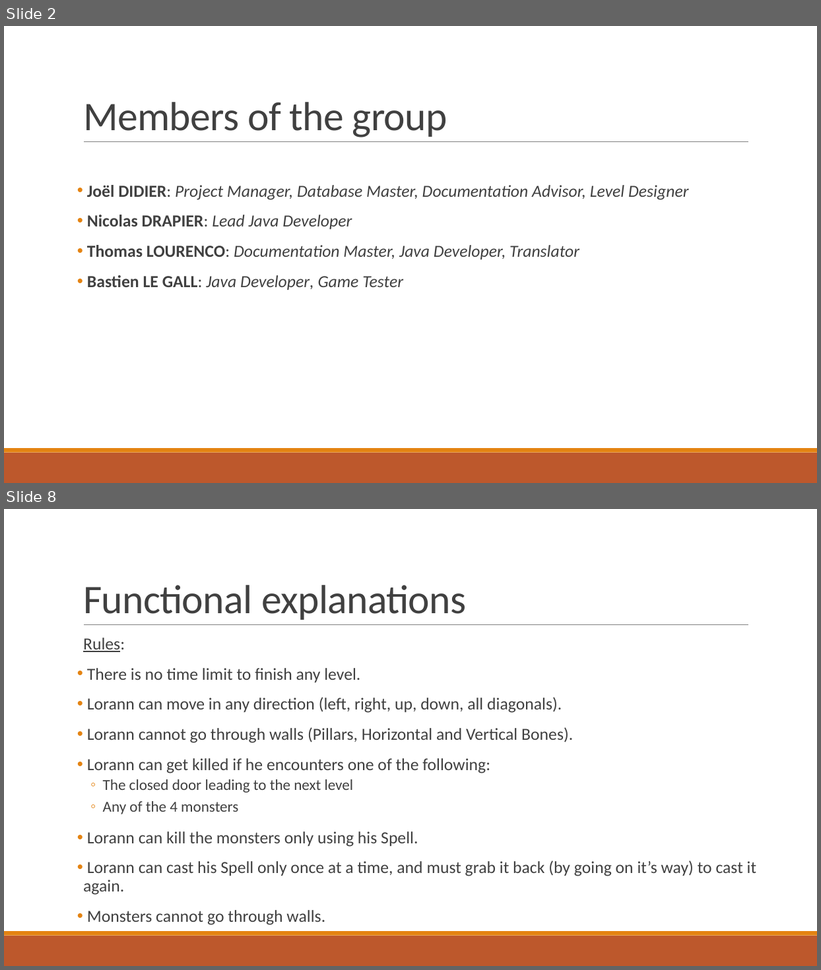
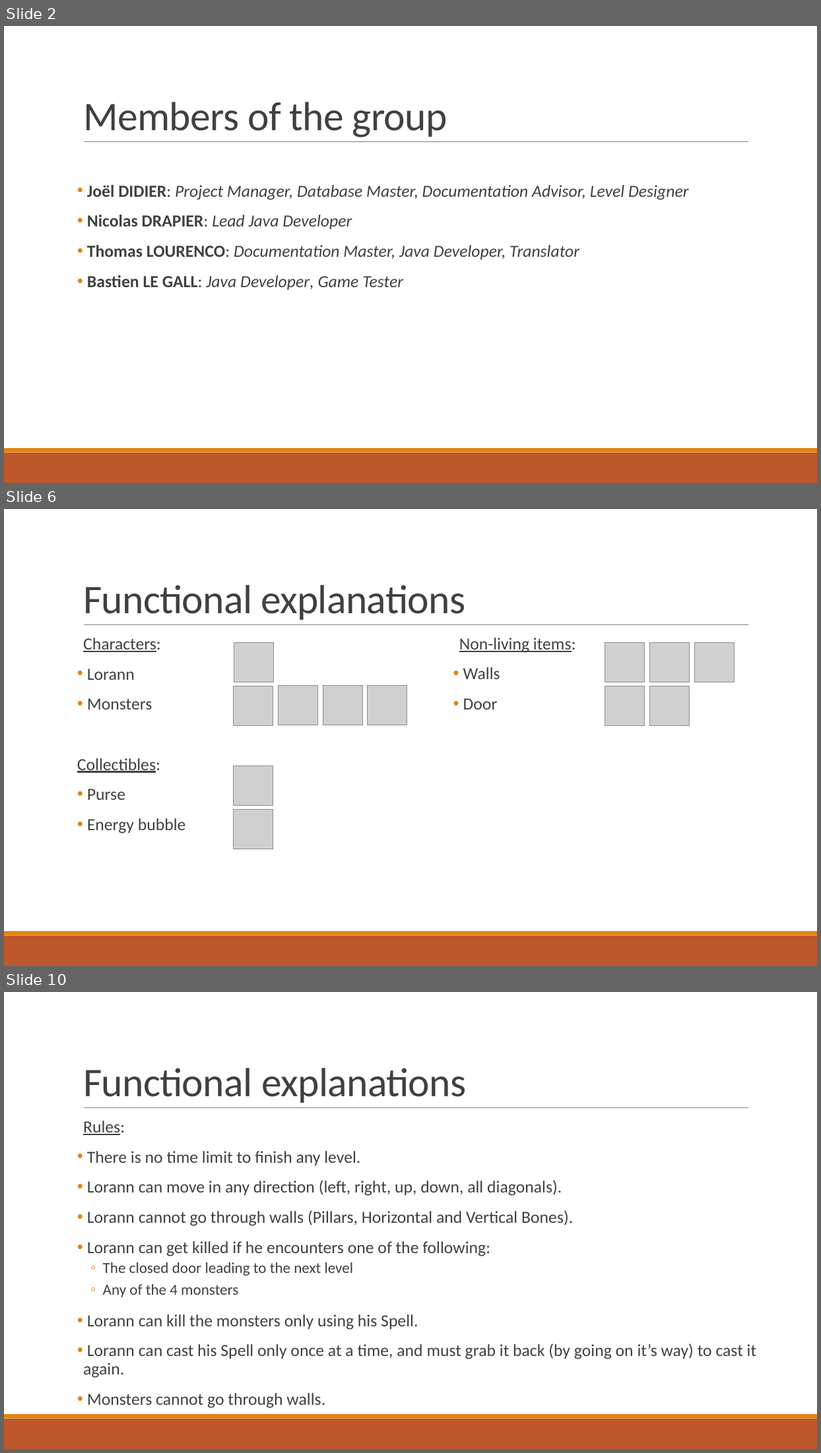
Before and after one commit to Studisys/Lorann-Java-Project----Exia-CESI-A1, a slide deck: Deliverables/Lorann - PowerPoint.pptx. Shown one above the other, each under a label of ours: slides 2 and 8 before the commit, slides 2, 6 and 10 after it; the slides between them are not shown. The pictures are 821x970 and 821x1453 pixels, drawn with LibreOffice and Linux fonts; fonts in the diff are those of the drawing; grey boxes stand for pictures. Boxes give left, top, right and bottom in pixels: in the first picture for what was removed or moved away, otherwise in the second. Text is boxed around its words. In the diff, an @@ line names an element or a change of style, - is before the commit and + after.

```diff
--- a/Deliverables/Lorann - PowerPoint.pptx
+++ b/Deliverables/Lorann - PowerPoint.pptx
@@ slide 6 added at box(4, 509, 817, 966), background #FFFFFF; not listed: 3 template elements that a slide beside it also shows @@
@@ title added at box(83, 585, 465, 620), 48 pt, text #404040 @@
+Functional explanations
@@ text added at box(77, 638, 186, 834), 20 pt, text #404040 @@
+  Characters:
+• Lorann
+• Monsters
+Collectibles:
+• Purse
+• Energy bubble
@@ picture added at box(234, 642, 274, 682) @@
@@ text added at box(459, 638, 576, 710), 20 pt, text #404040, underline @@
+  Non-living items:
+• Walls
+• Door
@@ picture added at box(605, 642, 645, 682) @@
@@ picture added at box(650, 642, 690, 682) @@
@@ picture added at box(694, 642, 734, 682) @@
@@ picture added at box(234, 686, 273, 725) @@
@@ picture added at box(279, 686, 318, 725) @@
@@ picture added at box(323, 686, 362, 725) @@
@@ picture added at box(368, 686, 407, 725) @@
@@ picture added at box(605, 686, 645, 725) @@
@@ picture added at box(650, 686, 690, 725) @@
@@ picture added at box(234, 766, 273, 806) @@
@@ picture added at box(234, 810, 273, 850) @@
@@ what was slide 8 is now slide 10 @@
```
Also in this commit, not shown: 5 slides changed, 3 other slides added, 2 slides removed, 1 other file.
